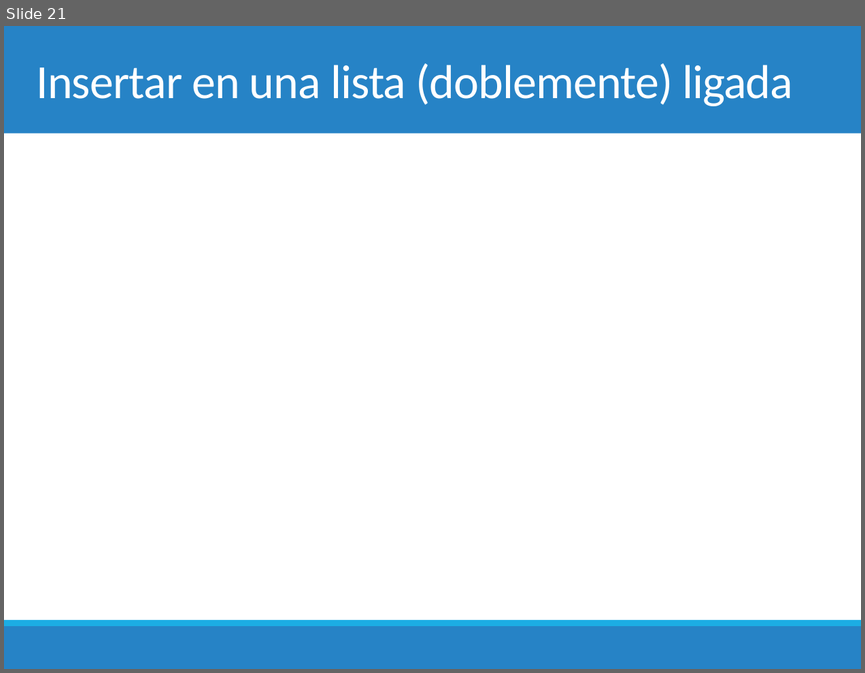
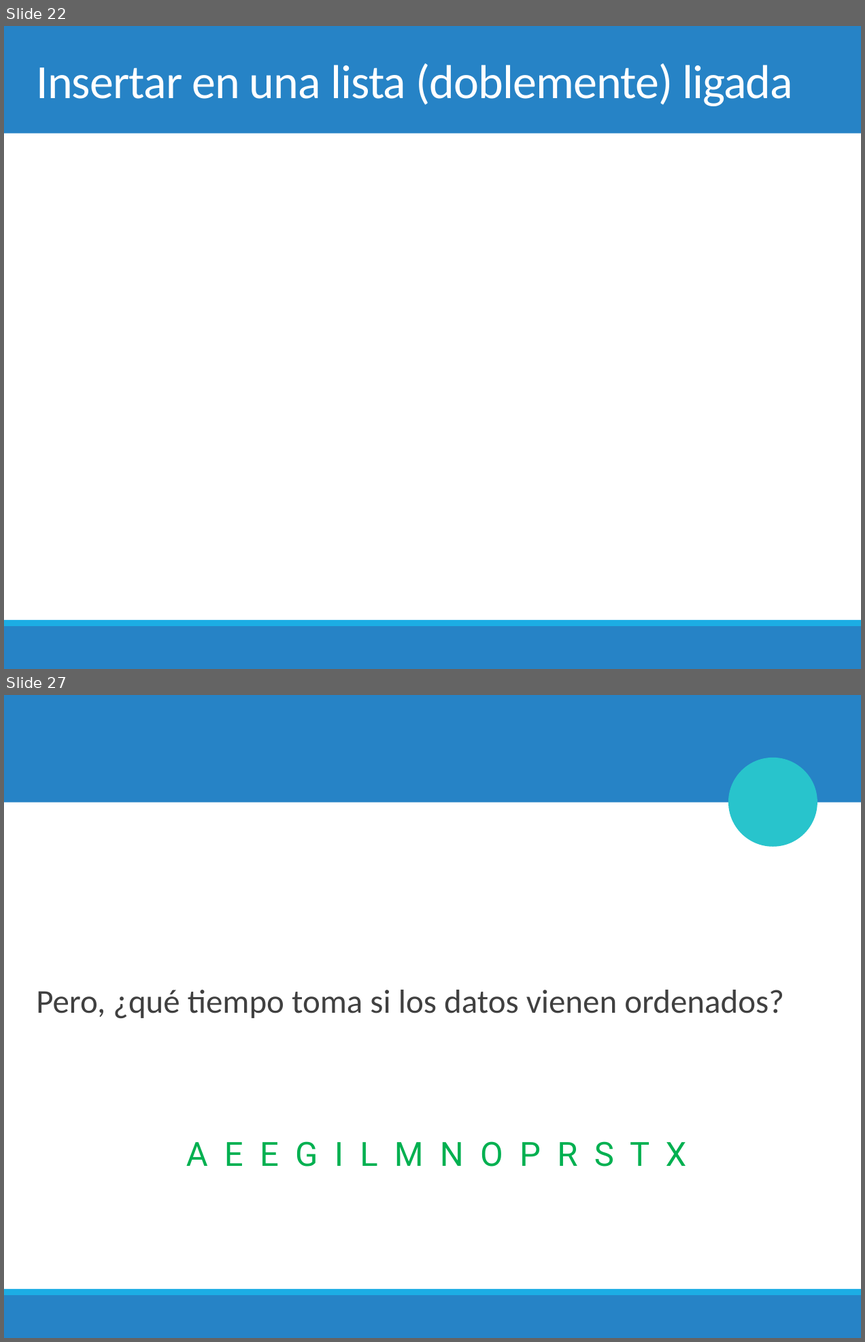
Before and after one commit to chris-carstens/2020-2, a slide deck: Clases/01 - Selection & Insertion sort/01. Selection & Insertion sort.pptx. Shown one above the other, each under a label of ours: slide 21 before the commit, slides 22 and 27 after it; the slides between them are not shown. The pictures are 865x673 and 865x1342 pixels, drawn with LibreOffice and Linux fonts; fonts in the diff are those of the drawing; grey boxes stand for pictures; background and template pictures are left out. Boxes give left, top, right and bottom in pixels: in the first picture for what was removed or moved away, otherwise in the second. Text is boxed around its words. In the diff, an @@ line names an element or a change of style, - is before the commit and + after.

```diff
--- a/Clases/01 - Selection & Insertion sort/01. Selection & Insertion sort.pptx
+++ b/Clases/01 - Selection & Insertion sort/01. Selection & Insertion sort.pptx
@@ slide 27 added at [4, 695, 861, 1338], background #FFFFFF; not listed: 3 template elements that a slide beside it also shows @@
@@ ellipse added at [730, 758, 816, 845], fill #28C4CC, outline #28C4CC 2 pt @@
@@ text added at [36, 989, 784, 1166], 28 pt, text #404040 @@
+Pero, ¿qué tiempo toma si los datos vienen ordenados?
+A E E G I L M N O P R S T X
@@ what was slide 21 is now slide 22 @@
```
Also in this commit, not shown: 3 slides changed, 15 other slides added, 1 other file.
